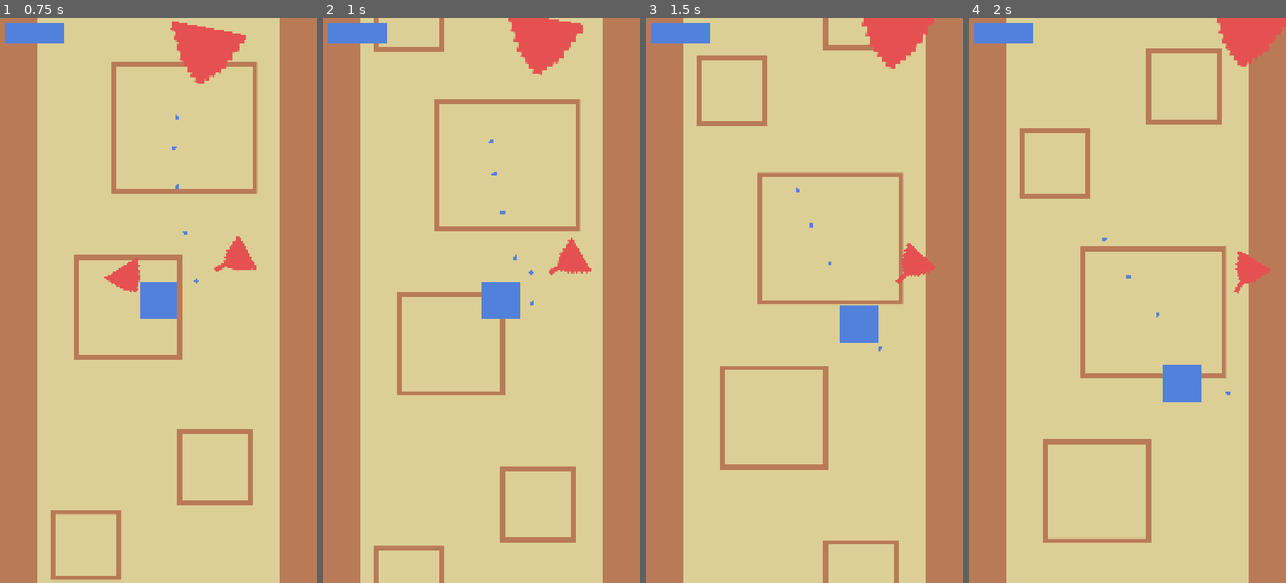
Above: before the commit, frames 1-4 (left to right).
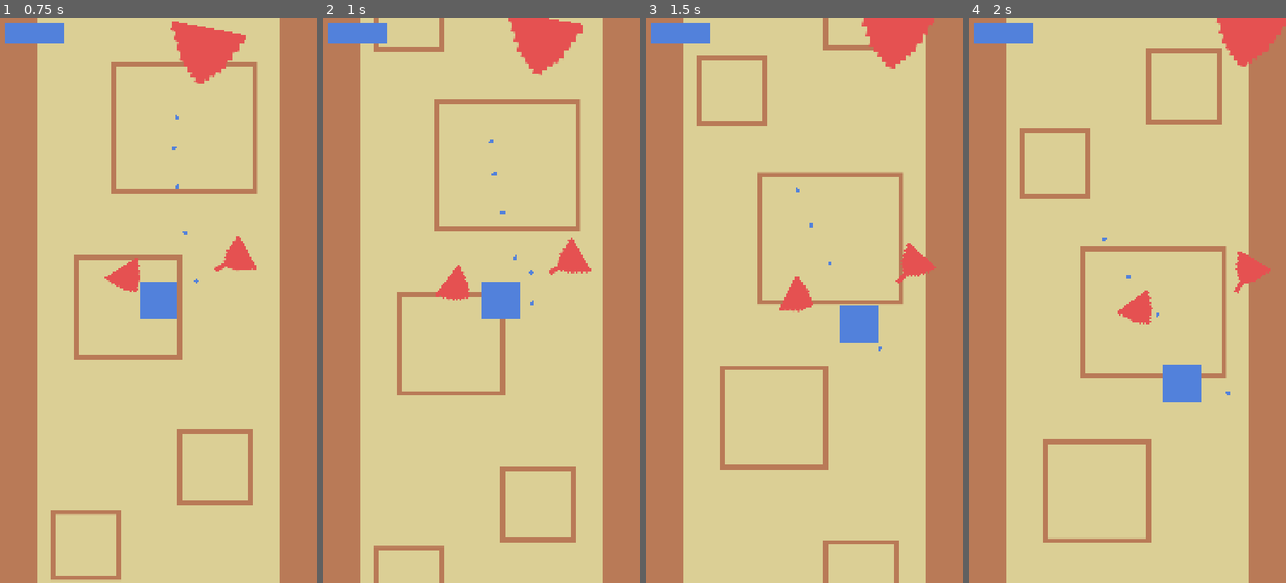
Above: after the commit, the same moments.

Repository: cormacoshaughnessey-maker/PanthersArcade
Game: Godot game, scene res://Scenes/game.tscn
Same seed, same stepped clock (60 frames per second), same inputs: the game is played once before the commit and once after it.
Inputs:
- Up to frame 1 (0.75 s): hold Right (right) from 0.53 s (still down); hold Space (rewind) from 0.53 s (still down)
- Up to frame 2 (1 s): keep holding Right (right); keep holding Space (rewind)
- Up to frame 3 (1.5 s): release Right (right) at 1.28 s; release Space (rewind) at 1.28 s; hold Down (down) from 1.28 s (still down); tap Space (rewind) at 1.35 s
- Up to frame 4 (2 s): keep holding Down (down)

Frame 1 is identical in both runs. In frame 2, 0.4% of the frame differs, in the area x 35-47%, y 43-50%; in frame 3, 0.4%; in frame 4, 0.4%.

Commit message:
Add Invulnerability to Enemies
Made enemies invulnerable after getting hit, so that they aren't hit by multiple attacks from the same rewind

Diff:
--- a/panthers-arcade-game/Scenes/game.tscn
+++ b/panthers-arcade-game/Scenes/game.tscn
@@ -1,14 +1,14 @@
-[gd_scene load_steps=8 format=3 uid="uid://d3128wmakougd"]
+[gd_scene format=3 uid="uid://d3128wmakougd"]
 
 [ext_resource type="Script" uid="uid://ckublskq5hvs" path="res://Scripts/game.gd" id="1_ebmjs"]
 [ext_resource type="PackedScene" uid="uid://ca1svep8rjsyl" path="res://Scenes/player.tscn" id="2_qxrlw"]
 [ext_resource type="PackedScene" uid="uid://clsccskxsea5v" path="res://Scenes/background.tscn" id="2_wrm1d"]
-[ext_resource type="PackedScene" path="res://Scenes/mini_boss.tscn" id="3_wowpa"]
+[ext_resource type="PackedScene" uid="uid://b14fm4l40xmdf" path="res://Scenes/mini_boss.tscn" id="3_wowpa"]
 [ext_resource type="PackedScene" path="res://Scenes/melee_enemy.tscn" id="3_wrm1d"]
 [ext_resource type="PackedScene" path="res://Scenes/ranged_enemy.tscn" id="4_3dryh"]
 [ext_resource type="PackedScene" uid="uid://bojuqgkgr8idp" path="res://Scenes/ui.tscn" id="5_ui"]
 
-[node name="Game" type="Node2D"]
+[node name="Game" type="Node2D" unique_id=1653535691]
 script = ExtResource("1_ebmjs")
 
 [node name="UI" type="CanvasLayer" parent="." unique_id=1082573101]
@@ -28,14 +28,16 @@
 
 [node name="PlayerProjections" type="Node2D" parent="." unique_id=60883009]
 
-[node name="MiniBoss" parent="." instance=ExtResource("3_wowpa")]
+[node name="Enemies" type="Node" parent="." unique_id=46251178]
+
+[node name="MiniBoss" parent="Enemies" unique_id=811174440 instance=ExtResource("3_wowpa")]
 z_index = 10
 position = Vector2(540, 700)
 
-[node name="MeleeEnemy" parent="." instance=ExtResource("3_wrm1d")]
+[node name="MeleeEnemy" parent="Enemies" unique_id=1181171772 instance=ExtResource("3_wrm1d")]
 z_index = 10
 position = Vector2(400, 800)
 
-[node name="RangedEnemy" parent="." instance=ExtResource("4_3dryh")]
+[node name="RangedEnemy" parent="Enemies" unique_id=1820449908 instance=ExtResource("4_3dryh")]
 z_index = 10
 position = Vector2(680, 800)
--- a/panthers-arcade-game/Scenes/ranged_enemy.tscn
+++ b/panthers-arcade-game/Scenes/ranged_enemy.tscn
@@ -1,25 +1,25 @@
-[gd_scene load_steps=5 format=3 uid="uid://ranged_enemy_scene"]
+[gd_scene format=3 uid="uid://xcg3ukav2yrf"]
 
-[ext_resource type="Script" path="res://Scripts/ranged_enemy.gd" id="1_ranged"]
-[ext_resource type="Texture2D" path="res://Assets/placeholder_enemyrang.png" id="2_ranged_sprite"]
+[ext_resource type="Script" uid="uid://dtqpywbgic72b" path="res://Scripts/ranged_enemy.gd" id="1_ranged"]
+[ext_resource type="Texture2D" uid="uid://cfi85vnxfgpdm" path="res://Assets/placeholder_enemyrang.png" id="2_ranged_sprite"]
 [ext_resource type="PackedScene" path="res://Scenes/enemy_projectile.tscn" id="3_projectile"]
 
 [sub_resource type="RectangleShape2D" id="RectangleShape2D_ranged"]
 size = Vector2(14, 14)
 
-[node name="RangedEnemy" type="Area2D"]
+[node name="RangedEnemy" type="Area2D" unique_id=1792074240]
 collision_layer = 4
 collision_mask = 6
 script = ExtResource("1_ranged")
 projectile_scene = ExtResource("3_projectile")
 
-[node name="Sprite2D" type="Sprite2D" parent="."]
+[node name="Sprite2D" type="Sprite2D" parent="." unique_id=271271721]
 texture = ExtResource("2_ranged_sprite")
 
-[node name="CollisionShape2D" type="CollisionShape2D" parent="."]
+[node name="CollisionShape2D" type="CollisionShape2D" parent="." unique_id=1031176663]
 shape = SubResource("RectangleShape2D_ranged")
 
-[node name="AttackCooldownTimer" type="Timer" parent="."]
+[node name="AttackCooldownTimer" type="Timer" parent="." unique_id=485404331]
 one_shot = true
 
 [connection signal="timeout" from="AttackCooldownTimer" to="." method="_on_attack_cooldown_timeout"]
--- a/panthers-arcade-game/Scripts/enemy.gd
+++ b/panthers-arcade-game/Scripts/enemy.gd
@@ -13,6 +13,7 @@
 @export var score_value := 10  # how many points player gets for killing this enemy
 @export var contact_damage_cooldown := 1.0  # how often contact damage can happen
 
+var invulnerable := false
 var current_health : float
 var player : CharacterBody2D  # reference to the player so enemies can chase them
 var attack_cooldown := false
@@ -54,11 +55,17 @@
 
 # call this when the enemy gets hit
 func take_damage(amount: float) -> void:
-	current_health -= amount
-	# TODO: play hurt animation or effect here
-
+	if not invulnerable:
+		current_health -= amount
+		invulnerable = true
+		await get_tree().create_timer(0.2).timeout
+		invulnerable = false
+		# TODO: play hurt animation or effect here
 	if current_health <= 0:
 		die()
+
+
+
 
 
 # enemy dies
--- a/panthers-arcade-game/project.godot
+++ b/panthers-arcade-game/project.godot
@@ -16,7 +16,7 @@
 
 config/name="Panthers Arcade Game"
 run/main_scene="uid://d3128wmakougd"
-config/features=PackedStringArray("4.5", "Forward Plus")
+config/features=PackedStringArray("4.6", "Forward Plus")
 config/icon="res://icon.svg"
 
 [display]
Not shown: 1 places in panthers-arcade-game/Scenes/rewind_attack.tscn that only renumber resources
Not shown: 1 places in panthers-arcade-game/Scenes/ui_life.tscn that only renumber resources
